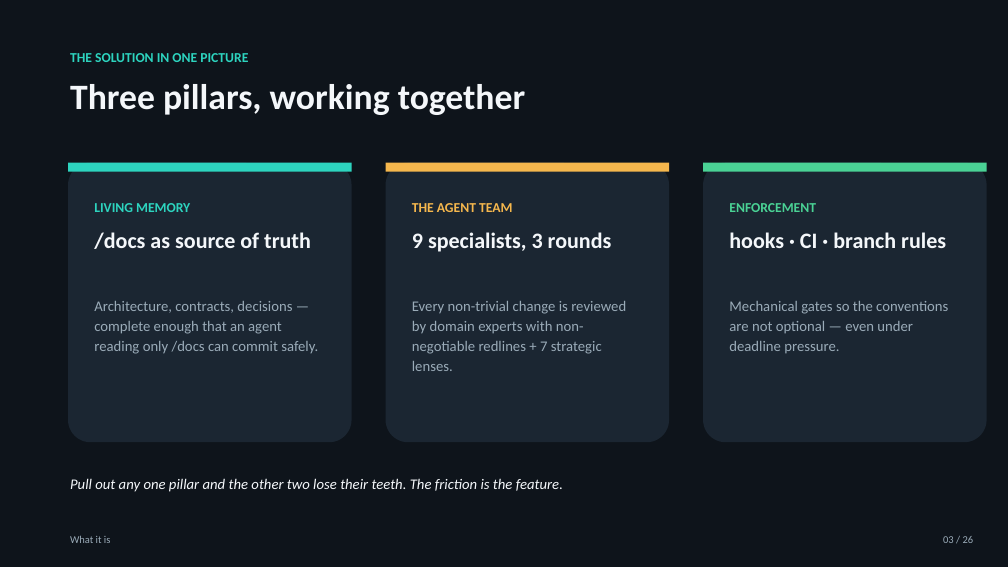
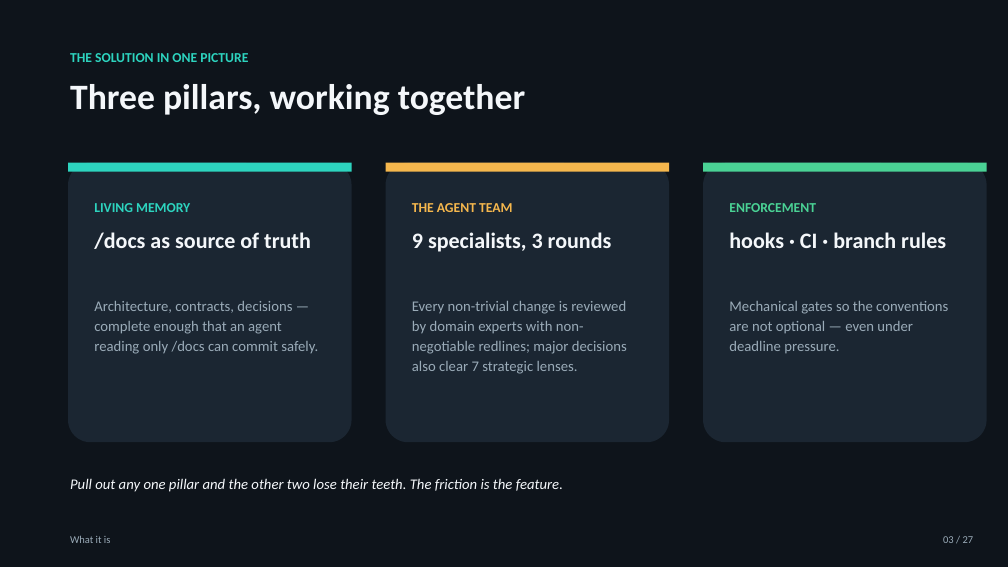
Before and after one commit to drewcurley/agentic-playbook, a slide deck: slide 3 of Agentic-Starter-Overview.pptx. Drawn at 1008x567 pixels with LibreOffice and Linux fonts; fonts in the diff are those of the drawing. Boxes give left, top, right and bottom in pixels: in the first picture for what was removed or moved away, otherwise in the second. Text is boxed around its words. In the diff, an @@ line names an element or a change of style, - is before the commit and + after.

```diff
--- a/Agentic-Starter-Overview.pptx
+++ b/Agentic-Starter-Overview.pptx
@@ text at (412,301,627,374): text changed @@
-Every non-trivial change is reviewed by domain experts with non-negotiable redlines + 7 strategic lenses.
+Every non-trivial change is reviewed by domain experts with non-negotiable redlines; major decisions also clear 7 strategic lenses.
@@ text at (943,536,974,543): text changed @@
-03 / 26
+03 / 27
```
Also in this commit, not shown: 22 other slides changed, 1 slide added, 9 other files.
